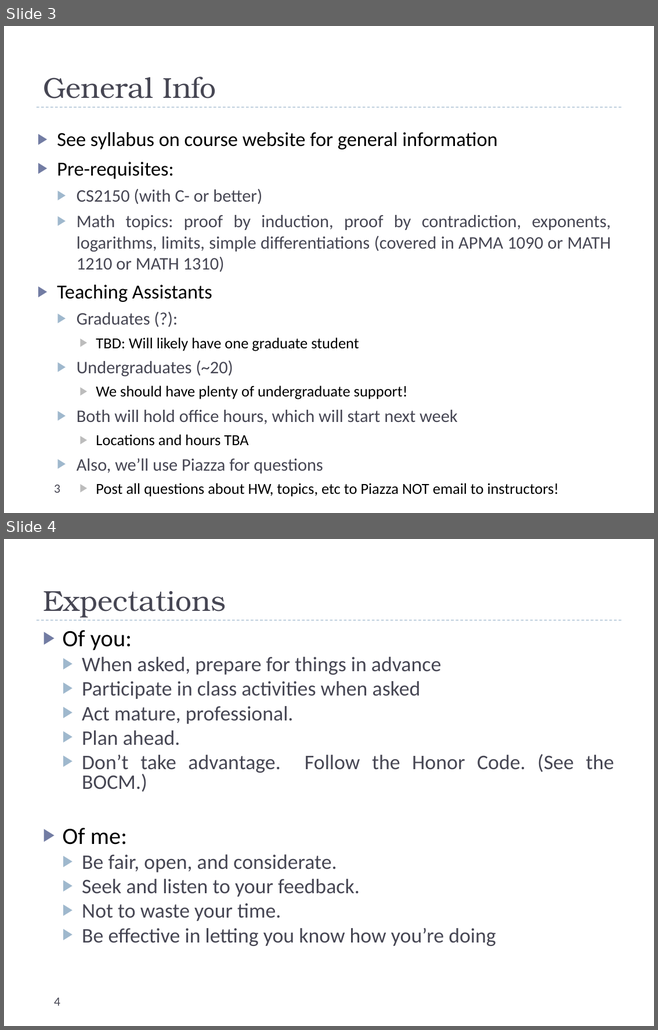
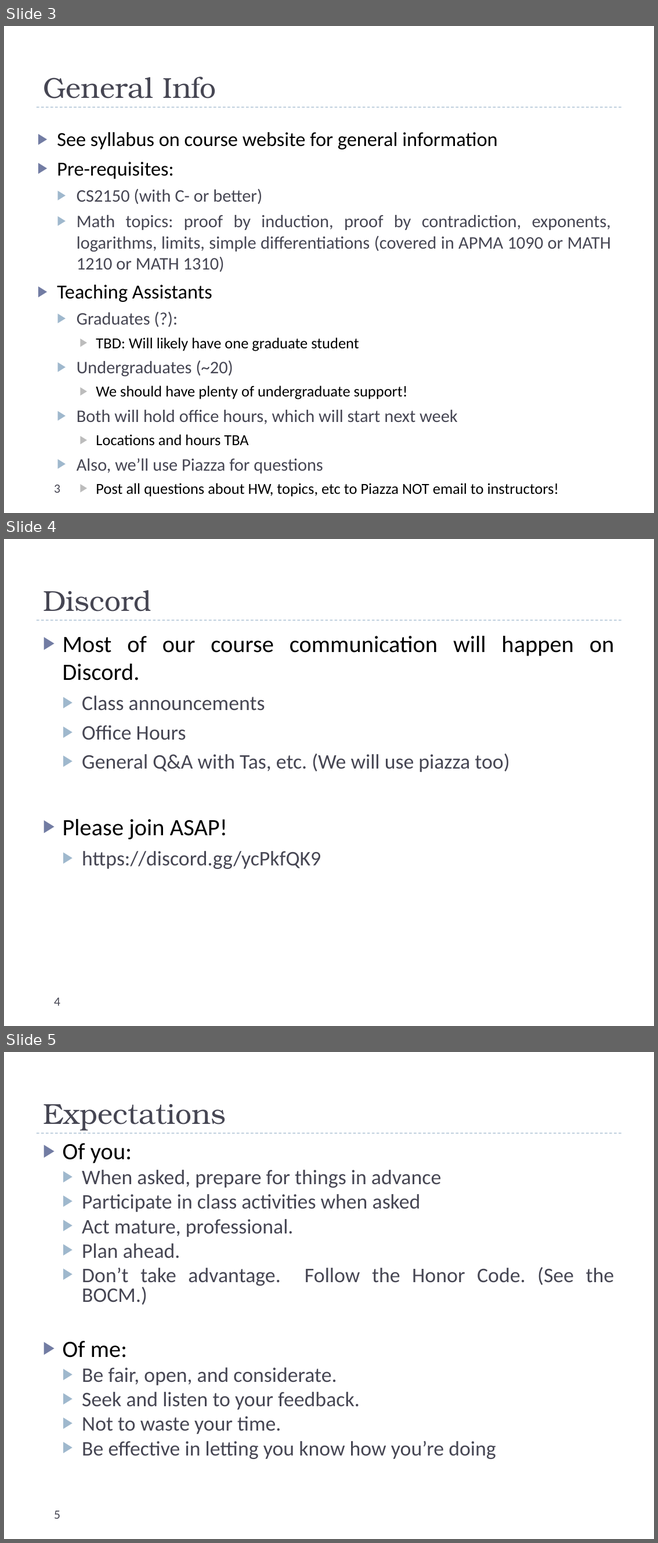
Before and after one commit to uva-cs/cs4102-f21, a slide deck: slides/courseintroduction.pptx. Shown one above the other, each under a label of ours: slides 3 and 4 before the commit, slides 3, 4 and 5 after it. The pictures are 658x1030 and 658x1543 pixels, drawn with LibreOffice and Linux fonts; fonts in the diff are those of the drawing. Boxes give left, top, right and bottom in pixels: in the first picture for what was removed or moved away, otherwise in the second. Text is boxed around its words. In the diff, an @@ line names an element or a change of style, - is before the commit and + after.

Commit message:
adding a discord slide

```diff
--- a/slides/courseintroduction.pptx
+++ b/slides/courseintroduction.pptx
@@ slide 4 added at [4,539,654,1026], background #FFFFFF; not listed: 1 template element that a slide beside it also shows @@
@@ title added at [43,590,151,611], 32 pt, text #464653 @@
+Discord
@@ text added at [63,636,614,869], 23 pt, text #464653 @@
+▶ Most of our course communication will happen on Discord.
+  ▶ Class announcements
+  ▶ Office Hours
+  ▶ General Q&A with Tas, etc. (We will use piazza too)
+▶ Please join ASAP!
+  ▶ https://discord.gg/ycPkfQK9
@@ page number added at [54,998,60,1006], 14 pt, text #464653 @@
+4
@@ what was slide 4 is now slide 5 @@
@@ page number at [54,1511,60,1519]: text changed @@
-4
+5
```
Also in this commit, not shown: 1 other file.
